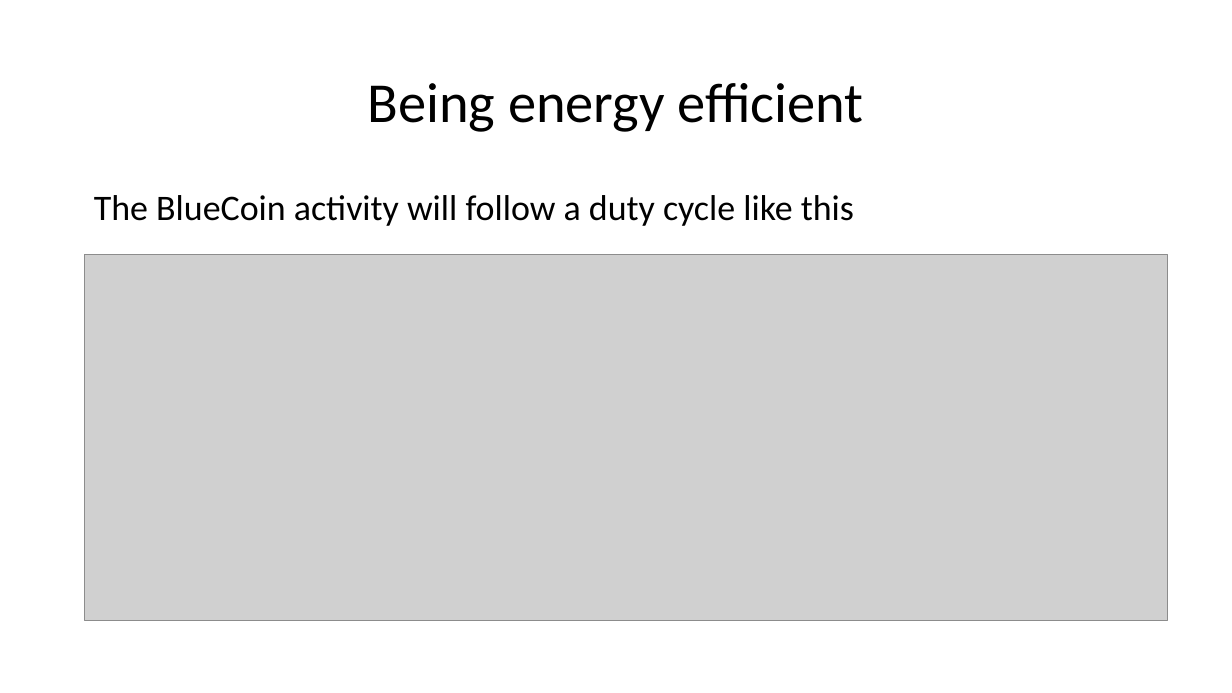
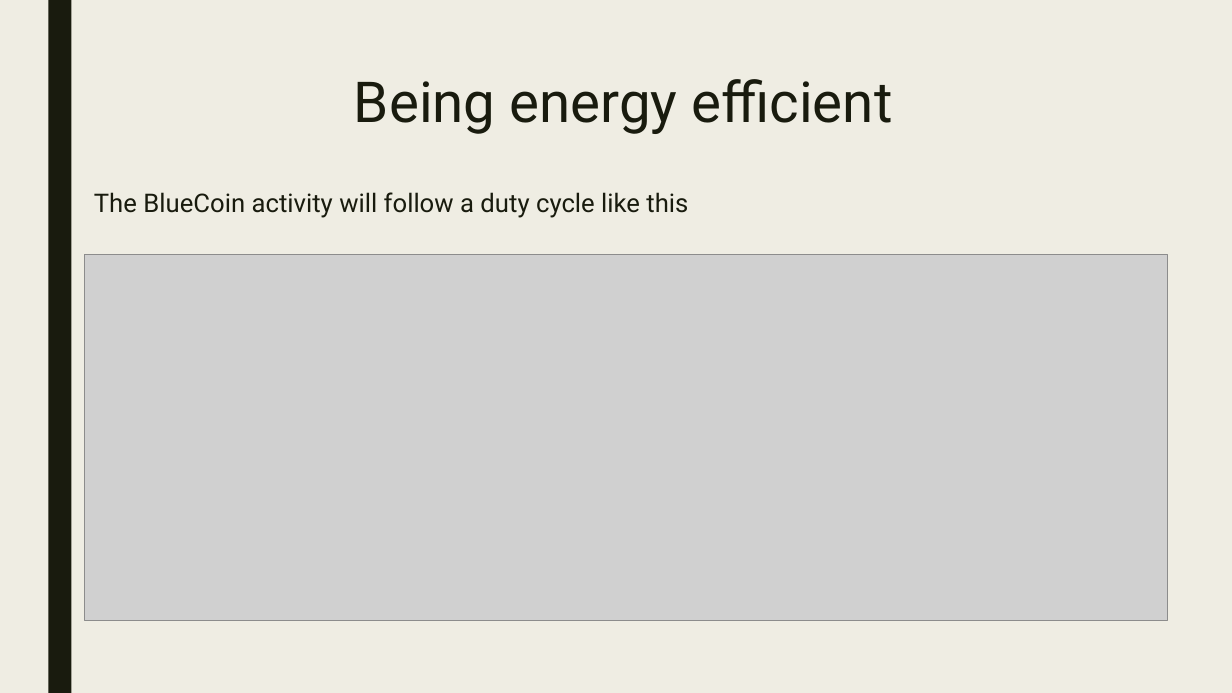
Before and after one commit to urzino/FanMonitoringBlueCoin, a slide deck: slide 8 of Pervasive_presentation_Milestone1_group8.pptx. Drawn at 1232x693 pixels with LibreOffice and Linux fonts; fonts in the diff are those of the drawing; grey boxes stand for pictures. Boxes give left, top, right and bottom in pixels: in the first picture for what was removed or moved away, otherwise in the second. Text is boxed around its words. In the diff, an @@ line names an element or a change of style, - is before the commit and + after.

```diff
--- a/Pervasive_presentation_Milestone1_group8.pptx
+++ b/Pervasive_presentation_Milestone1_group8.pptx
@@ background #FFFFFF to #EFEDE3 @@
@@ rectangle added at (48,0,71,693), fill #191B0E @@
@@ title "Being energy efficient": place and size @@
-title "Being energy efficient" at (367,83,864,132)
+title "Being energy efficient" at (354,79,893,134)
@@ title "Being energy efficient" at (354,79,893,134): font Calibri to Roboto, text colour #000000 to #191B0E; line spacing 0.9 to 0.89; vertical alignment middle to top @@
@@ text "The BlueCoin activity will follow ..." at (94,192,688,218): size 28 to 20 pt, font Calibri to Roboto, text colour #000000 to #191B0E; line spacing 0.9 to 0.94; more space between paragraphs @@
```
Also in this commit, not shown: 10 other slides changed.
